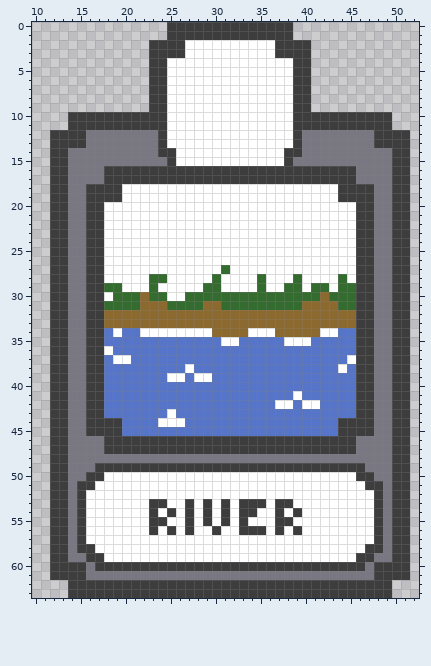
Two versions of one pixel-art sprite, src/images/card-river.png. That is the earlier state.
The file is 64x64 pixels. Shown: x 10..52, y 0..63.
The same view after the edit:
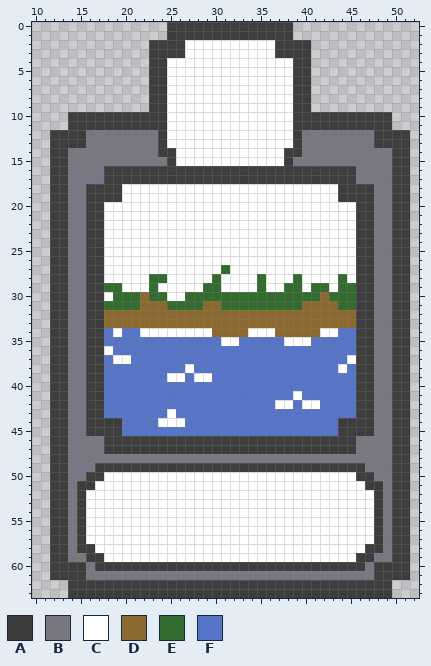
Palette (. is transparent): A #3d3d3d  B #797882  C #ffffff  D #8c6a2f  E #346c2f  F #5675c9
The author wrote: BIG improve for card creation
The exact change:
{"y":53,"x":23,"old":"AA","new":"CC"}
{"y":53,"x":27,"old":"A","new":"C"}
{"y":53,"x":29,"old":"A","new":"C"}
{"y":53,"x":31,"old":"A","new":"C"}
{"y":53,"x":33,"old":"AAA","new":"CCC"}
{"y":53,"x":37,"old":"AA","new":"CC"}
{"y":54,"x":23,"old":"A","new":"C"}
{"y":54,"x":25,"old":"A","new":"C"}
{"y":54,"x":27,"old":"A","new":"C"}
{"y":54,"x":29,"old":"A","new":"C"}
{"y":54,"x":31,"old":"A","new":"C"}
{"y":54,"x":33,"old":"AA","new":"CC"}
{"y":54,"x":37,"old":"A","new":"C"}
{"y":54,"x":39,"old":"A","new":"C"}
{"y":55,"x":23,"old":"AA","new":"CC"}
{"y":55,"x":27,"old":"A","new":"C"}
{"y":55,"x":29,"old":"A","new":"C"}
{"y":55,"x":31,"old":"A","new":"C"}
{"y":55,"x":33,"old":"A","new":"C"}
{"y":55,"x":37,"old":"AA","new":"CC"}
{"y":56,"x":23,"old":"A","new":"C"}
{"y":56,"x":25,"old":"A","new":"C"}
{"y":56,"x":27,"old":"A","new":"C"}
{"y":56,"x":30,"old":"A","new":"C"}
{"y":56,"x":33,"old":"AAA","new":"CCC"}
{"y":56,"x":37,"old":"A","new":"C"}
{"y":56,"x":39,"old":"A","new":"C"}
